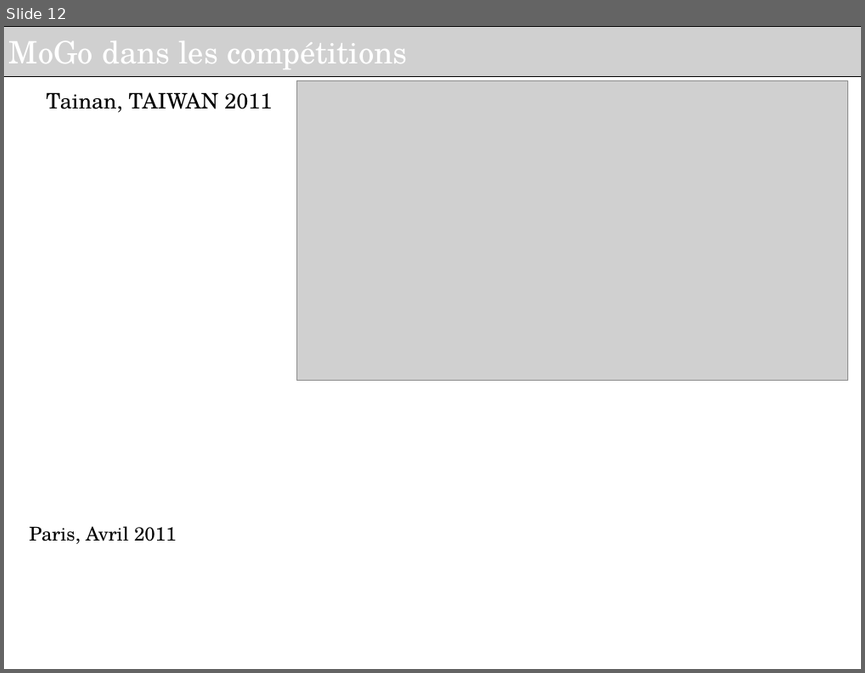
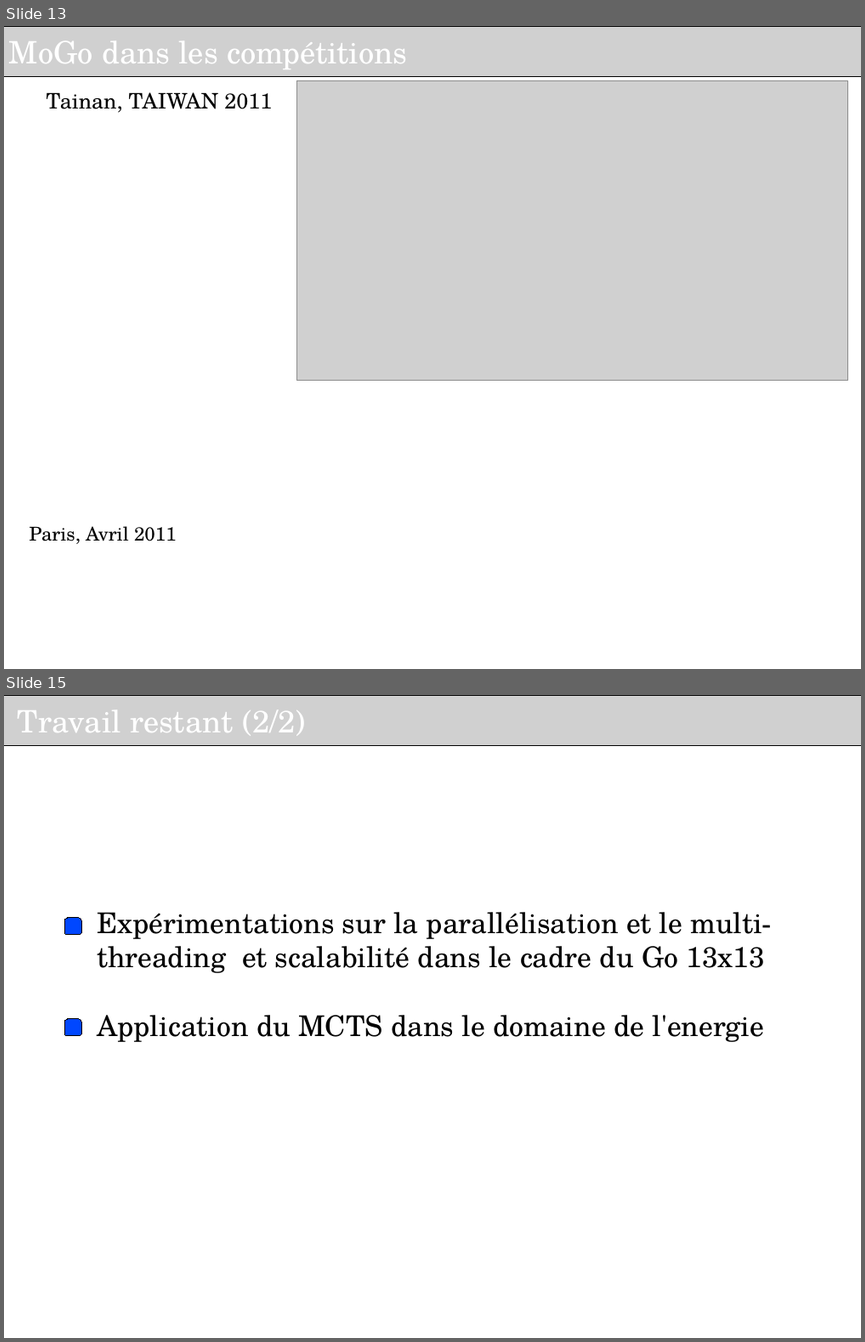
Before and after one commit to haspeleo/Android-Dev, a slide deck: MCTS/Soutenance_INRIA_V2.odp. Shown one above the other, each under a label of ours: slide 12 before the commit, slides 13 and 15 after it; the slides between them are not shown. The pictures are 865x673 and 865x1342 pixels, drawn with LibreOffice and Linux fonts; fonts in the diff are those of the drawing; grey boxes stand for pictures; background and template pictures are left out. Boxes give left, top, right and bottom in pixels: in the first picture for what was removed or moved away, otherwise in the second. Text is boxed around its words. In the diff, an @@ line names an element or a change of style, - is before the commit and + after.

```diff
--- a/MCTS/Soutenance_INRIA_V2.odp
+++ b/MCTS/Soutenance_INRIA_V2.odp
@@ slide 15 added at (x1=4, y1=695, x2=861, y2=1338), background #FFFFFF @@
@@ picture added at (x1=4, y1=695, x2=861, y2=745), 26 pt, text #FFFFFF @@
+Travail restant (2/2)
@@ rounded rectangle added at (x1=65, y1=918, x2=82, y2=935), fill #0047FF, outline #000000 0 pt @@
@@ text added at (x1=97, y1=912, x2=772, y2=1042), 24 pt, text #000000 @@
+Expérimentations sur la parallélisation et le multi-threading et scalabilité dans le cadre du Go 13x13
+Application du MCTS dans le domaine de l'energie
@@ rounded rectangle added at (x1=65, y1=1019, x2=82, y2=1036), fill #0047FF, outline #000000 0 pt @@
@@ what was slide 12 is now slide 13 @@
```
Also in this commit, not shown: 4 slides changed, 2 other slides added, 1 slide removed.
